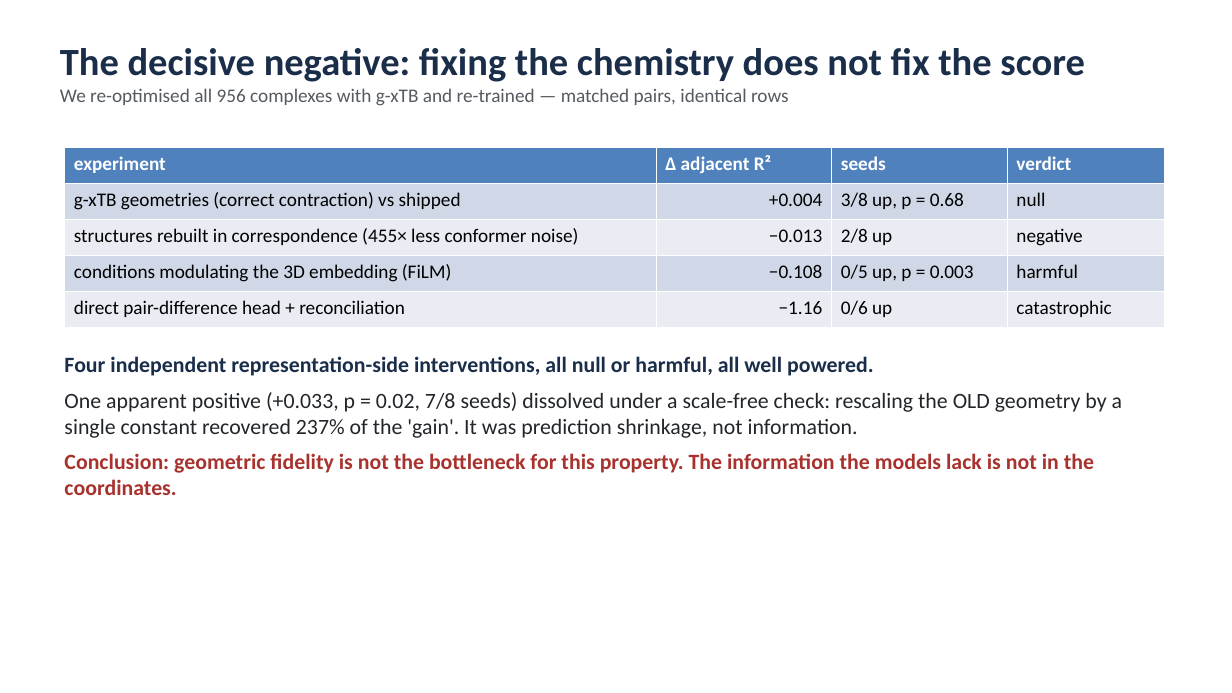
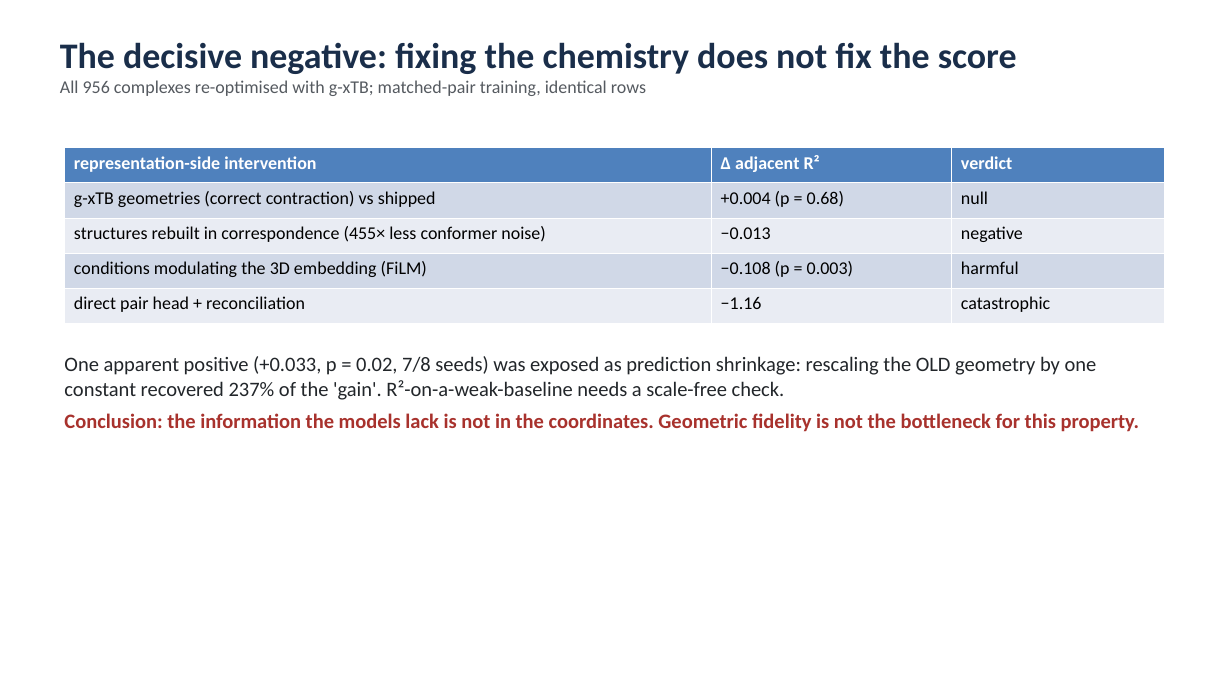
Before and after one commit to mironovb/lanthanidestrain, a slide deck: slide 13 of docs/vogiatzis_findings_2026-08.pptx (slide 7 before the commit). Drawn at 1232x693 pixels with LibreOffice and Linux fonts; fonts in the diff are those of the drawing. Boxes give left, top, right and bottom in pixels: in the first picture for what was removed or moved away, otherwise in the second. Text is boxed around its words. In the diff, an @@ line names an element or a change of style, - is before the commit and + after.

```diff
--- a/docs/vogiatzis_findings_2026-08.pptx
+++ b/docs/vogiatzis_findings_2026-08.pptx
@@ text at [60,42,1017,74]: size 30 to 28 pt in "The decisive negative: fixing the chemistry does ..." @@
@@ text at [60,80,646,96]: text changed; size 15 to 14 pt @@
-We re-optimised all 956 complexes with g-xTB and re-trained — matched pairs, identical rows
+All 956 complexes re-optimised with g-xTB; matched-pair training, identical rows
@@ table at [65,148,1165,323] @@
-column 1: experiment | g-xTB geometries (correct contraction) vs shipped | structures rebuilt in correspondence (455× less conformer noise) | conditions modulating the 3D embedding (FiLM) | direct pair-difference head + reconciliation
-column 2: Δ adjacent R² | +0.004 | −0.013 | −0.108 | −1.16
-column 3: seeds | 3/8 up, p = 0.68 | 2/8 up | 0/5 up, p = 0.003 | 0/6 up
+column 1: representation-side intervention | g-xTB geometries (correct contraction) vs shipped | structures rebuilt in correspondence (455× less conformer noise) | conditions modulating the 3D embedding (FiLM) | direct pair head + reconciliation
+column 2: Δ adjacent R² | +0.004 (p = 0.68) | −0.013 | −0.108 (p = 0.003) | −1.16
@@ text at [64,356,1140,432]: text changed; size 17 to 16 pt; bold off @@
-Four independent representation-side interventions, all null or harmful, all well powered.
-One apparent positive (+0.033, p = 0.02, 7/8 seeds) dissolved under a scale-free check: rescaling the OLD geometry by a single constant recovered 237% of the 'gain'. It was prediction shrinkage, not information.
-Conclusion: geometric fidelity is not the bottleneck for this property. The information the models lack is not in the coordinates.
+One apparent positive (+0.033, p = 0.02, 7/8 seeds) was exposed as prediction shrinkage: rescaling the OLD geometry by one constant recovered 237% of the 'gain'. R²-on-a-weak-baseline needs a scale-free check.
+Conclusion: the information the models lack is not in the coordinates. Geometric fidelity is not the bottleneck for this property.
```
Also in this commit, not shown: 8 other slides changed, 8 slides added, 2 slides removed, 7 other files.
